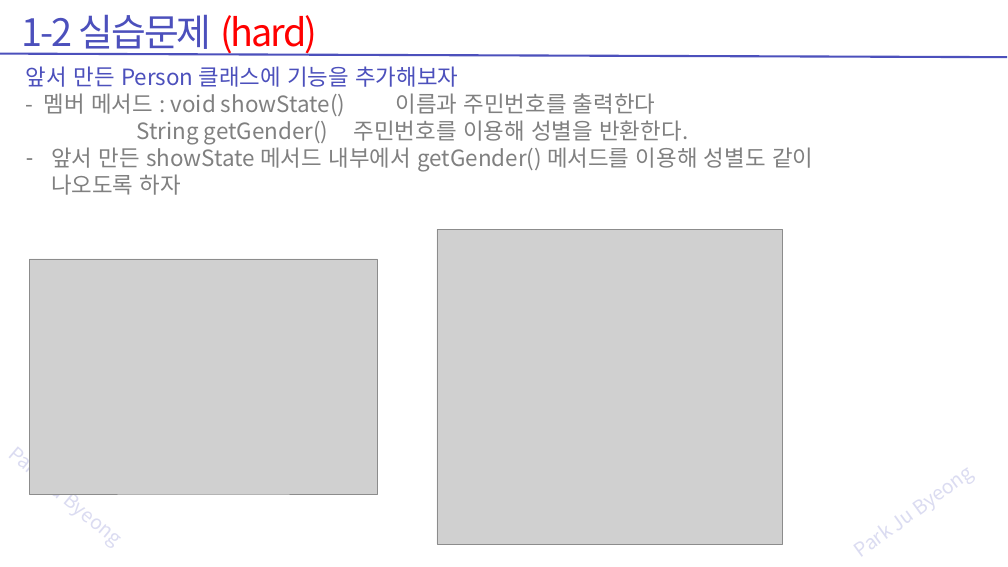
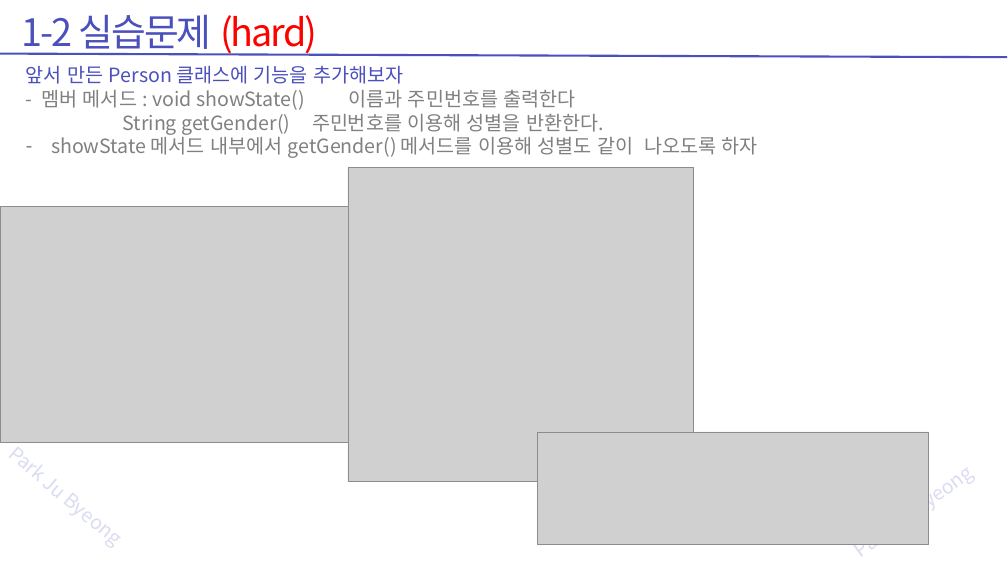
Before and after one commit to zest132/JavaLecture, a slide deck: slide 24 of JavaLecture/LectureFile/java 7강 멤버변수와메모리.pptx. Drawn at 1008x567 pixels with LibreOffice and Linux fonts; fonts in the diff are those of the drawing; grey boxes stand for pictures. Boxes give left, top, right and bottom in pixels: in the first picture for what was removed or moved away, otherwise in the second. Text is boxed around its words. In the diff, an @@ line names an element or a change of style, - is before the commit and + after.

```diff
--- a/JavaLecture/LectureFile/java 7강 멤버변수와메모리.pptx
+++ b/JavaLecture/LectureFile/java 7강 멤버변수와메모리.pptx
@@ text at (x1=26, y1=66, x2=604, y2=135): size 32 to 28 pt in "앞서 만든 Person 클래스에 기능을 추가해보자", "- 멤버 메서드 : void showState() 이름과 ...", "String getGender() 주민번호를 이용해 성별을 반환한다." @@
@@ text at (x1=51, y1=133, x2=758, y2=158): text changed; size 32 to 28 pt @@
-– 앞서 만든 showState 메서드 내부에서 getGender() 메서드를 이용해 성별도 같이
-나오도록 하자
+– showState 메서드 내부에서 getGender() 메서드를 이용해 성별도 같이 나오도록 하자
@@ picture moved from (x1=437, y1=229, x2=783, y2=544) to (x1=348, y1=167, x2=694, y2=481) @@
@@ picture moved from (x1=29, y1=259, x2=377, y2=494) to (x1=0, y1=207, x2=348, y2=442) @@
@@ picture added at (x1=538, y1=432, x2=928, y2=544) @@
```
Also in this commit, not shown: 2 other slides changed, 3 other files.
